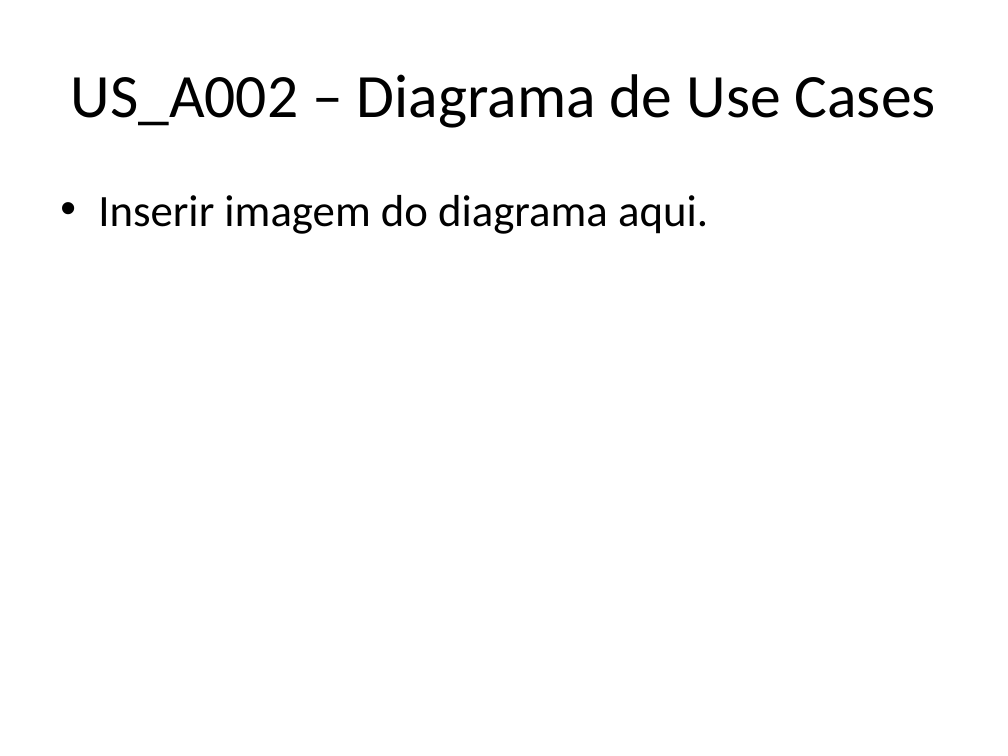
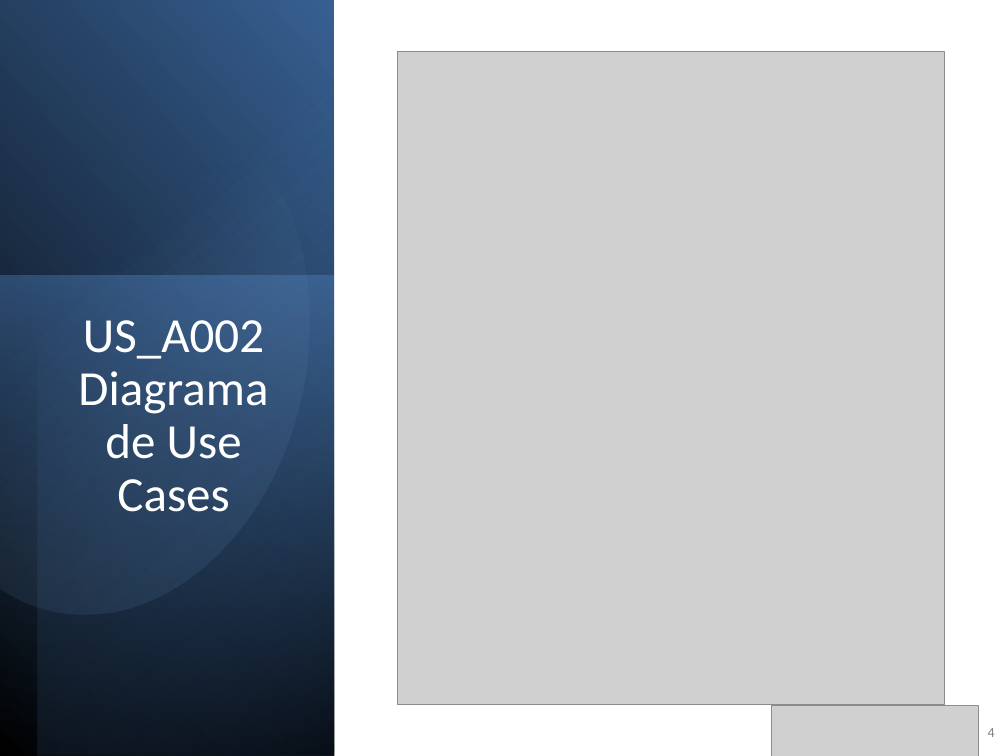
Before and after one commit to joaoventura2024064-dev/ISTECPROJ2526, a slide deck: slide 4 of docs/Sprint_A_Apresentacao_v0.pptx. Drawn at 1008x756 pixels with LibreOffice and Linux fonts; fonts in the diff are those of the drawing; grey boxes stand for pictures. Boxes give left, top, right and bottom in pixels: in the first picture for what was removed or moved away, otherwise in the second. Text is boxed around its words. In the diff, an @@ line names an element or a change of style, - is before the commit and + after.

```diff
--- a/docs/Sprint_A_Apresentacao_v0.pptx
+++ b/docs/Sprint_A_Apresentacao_v0.pptx
@@ rectangle added at (1, 0, 334, 756), fill gradient #000000 to #376092 @@
@@ rectangle added at (37, 0, 334, 756), fill gradient #000000 to #4F81BD @@
@@ picture added at (397, 51, 944, 705) @@
@@ freeform shape added at (0, 64, 356, 651), fill gradient #95B3D7 to #376092 @@
@@ text removed at (98, 195, 708, 234) @@
-• Inserir imagem do diagrama aqui.
@@ rectangle added at (0, 276, 333, 755), fill gradient #4F81BD to #254061 @@
@@ title "US_A002 Diagrama de Use Cases" at (78, 320, 268, 512): vertical alignment middle to top @@
@@ title at (78, 320, 268, 512): text changed; size 44 to 35 pt; text colour #000000 to #FFFFFF @@
-US_A002 – Diagrama de Use Cases
+US_A002 Diagrama de Use Cases
@@ picture added at (771, 706, 979, 756) @@
@@ page number added at (988, 728, 995, 737), 10 pt, text #808080 @@
+4
```
Also in this commit, not shown: 8 other slides changed, 1 slide added, 6 slides removed, 3 other files.
